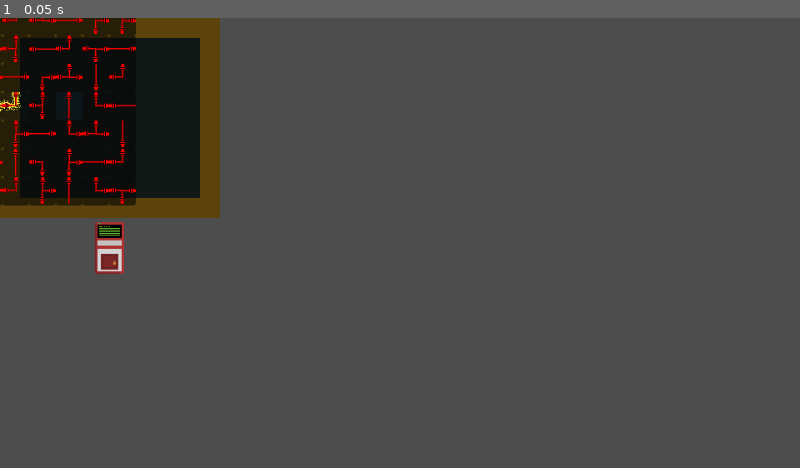
Above: before the commit, frame 1.
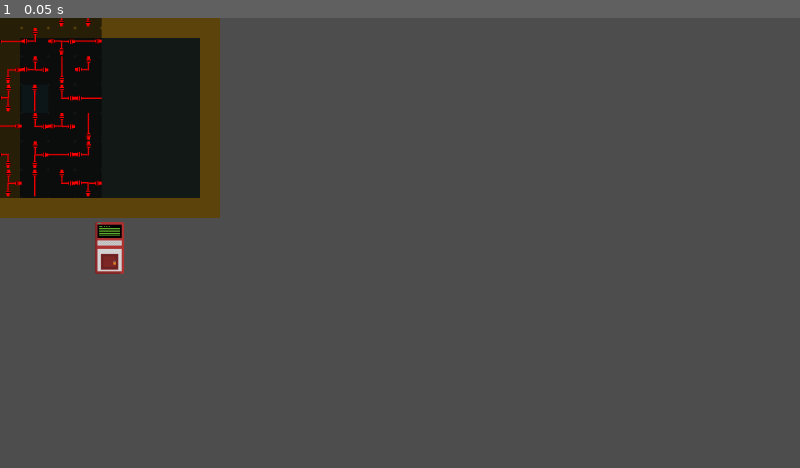
Above: after the commit, the same moment.

Repository: The-Spark-Industries/spark-energy
Game: Godot game, scene res://Master Scenes/wirePuzzleBoxTree.tscn
The game is run twice, just before and just after one commit, with the same random seed, the same clock (stepped at 60 frames per second) and the same inputs. This scene is started directly instead of the project's main scene.
Inputs:
- Up to frame 1 (0.05 s): no input

The runs differ from the first frame. In frame 1, 1.9% of the frame differs, in the area x 0-17%, y 0-42%.

Commit message:
Prayers up

Diff:
--- a/Master Scenes/WireMinigame.tscn
+++ b/Master Scenes/WireMinigame.tscn
@@ -1,34 +1,25 @@
-[gd_scene load_steps=13 format=3]
+[gd_scene load_steps=15 format=3 uid="uid://bg8yedg8v1cmi"]
 
-[ext_resource type="PackedScene" path="res://Master Scenes/PipeMinigame.tscn" id="1_base_minigame"]
-[ext_resource type="Texture2D" path="res://Level 1/Level 1 Art Assets/Environment/Props/Wires/plus_red_wire.png" id="2_plus_red"]
-[ext_resource type="Texture2D" path="res://Level 1/Level 1 Art Assets/Environment/Props/Wires/blue_wire.png" id="3_blue"]
-[ext_resource type="Texture2D" path="res://Level 1/Level 1 Art Assets/Environment/Props/Wires/red_wire.png" id="4_red"]
-[ext_resource type="Texture2D" path="res://Level 1/Level 1 Art Assets/Environment/Props/Wires/corner_red.png" id="5_corner_red"]
-[ext_resource type="Texture2D" path="res://Level 1/Level 1 Art Assets/Environment/Props/Wires/t_red.png" id="6_t_red"]
-[ext_resource type="Texture2D" path="res://Level 1/Level 1 Art Assets/Environment/Props/Wires/corner_blue.png" id="7_corner_blue"]
-[ext_resource type="Texture2D" path="res://Level 1/Level 1 Art Assets/Environment/Props/Wires/powered_plus_red.png" id="8_powered_plus"]
-[ext_resource type="Texture2D" path="res://Level 1/Level 1 Art Assets/Environment/Props/Wires/powered_red_wire.png" id="9_powered_red"]
-[ext_resource type="Texture2D" path="res://Level 1/Level 1 Art Assets/Environment/Props/Wires/powered_corner_red.png" id="10_powered_corner_red"]
-[ext_resource type="Texture2D" path="res://Level 1/Level 1 Art Assets/Environment/Props/Wires/powered_t_red.png" id="11_powered_t_red"]
-[ext_resource type="Texture2D" path="res://Level 1/Level 1 Art Assets/Environment/Props/Wires/powered_blue_wire.png" id="12_powered_blue"]
-[ext_resource type="Texture2D" path="res://Level 1/Level 1 Art Assets/Environment/Props/Wires/powered_corner_blue.png" id="13_powered_corner_blue"]
+[ext_resource type="PackedScene" uid="uid://cknx1i8d6ojmr" path="res://Master Scenes/PipeMinigame.tscn" id="1_base_minigame"]
+[ext_resource type="Texture2D" uid="uid://cgoqt0xuu04f3" path="res://Level 1/Level 1 Art Assets/Environment/Props/Wires/plus_red_wire.png" id="2_plus_red"]
+[ext_resource type="Texture2D" uid="uid://b7f8wysam5kus" path="res://Level 1/Level 1 Art Assets/Environment/Props/Wires/blue_wire.png" id="3_blue"]
+[ext_resource type="Texture2D" uid="uid://dl0uv6c4jrf" path="res://Level 1/Level 1 Art Assets/Environment/Props/Wires/red_wire.png" id="4_red"]
+[ext_resource type="Texture2D" uid="uid://dw782fb2a36xp" path="res://Level 1/Level 1 Art Assets/Environment/Props/Wires/corner_red.png" id="5_corner_red"]
+[ext_resource type="Texture2D" uid="uid://bf3j6urdl1pfw" path="res://Level 1/Level 1 Art Assets/Environment/Props/Wires/t_red.png" id="6_t_red"]
+[ext_resource type="Texture2D" uid="uid://w2mjkd7pughf" path="res://Level 1/Level 1 Art Assets/Environment/Props/Wires/corner_blue.png" id="7_corner_blue"]
+[ext_resource type="Texture2D" uid="uid://3mj7e2egp3ul" path="res://Level 1/Level 1 Art Assets/Environment/Props/Wires/powered_plus_red.png" id="8_powered_plus"]
+[ext_resource type="Texture2D" uid="uid://dm6s0oadlt5vo" path="res://Level 1/Level 1 Art Assets/Environment/Props/Wires/powered_red_wire.png" id="9_powered_red"]
+[ext_resource type="Texture2D" uid="uid://b0674tjuchm2x" path="res://Level 1/Level 1 Art Assets/Environment/Props/Wires/powered_corner_red.png" id="10_powered_corner_red"]
+[ext_resource type="Texture2D" uid="uid://bqtymq4j8r4uj" path="res://Level 1/Level 1 Art Assets/Environment/Props/Wires/powered_t_red.png" id="11_powered_t_red"]
+[ext_resource type="Texture2D" uid="uid://dkuo816npfb57" path="res://Level 1/Level 1 Art Assets/Environment/Props/Wires/powered_blue_wire.png" id="12_powered_blue"]
+[ext_resource type="Texture2D" uid="uid://uqnvddiurfp" path="res://Level 1/Level 1 Art Assets/Environment/Props/Wires/powered_corner_blue.png" id="13_powered_corner_blue"]
 
-[sub_resource type="StyleBoxEmpty" id="StyleBoxEmpty_l10vn"]
+[sub_resource type="StyleBoxEmpty" id="StyleBoxEmpty_c41uq"]
 
-[node name="WireMinigame" unique_id=50798521 instance=ExtResource("1_base_minigame")]
+[node name="WireMinigame" instance=ExtResource("1_base_minigame")]
+visible = true
+custom_minimum_size = Vector2(352, 352)
 ui_text_color = Color(0.984314, 0.909804, 0.298039, 1)
-embedded_mode = true
-embedded_use_glyphs = false
-embedded_cell_size = 32.0
-piece_tint = Color(0.984314, 0.909804, 0.298039, 1)
-source_piece_tint = Color(0.321569, 1, 0.615686, 1)
-sink_piece_tint = Color(1, 0.737255, 0.305882, 1)
-show_cell_background = false
-auto_flow_preview = true
-auto_flow_completes = true
-corner_connector_rot_offset = 1
-tee_connector_rot_offset = 2
 source_texture = ExtResource("2_plus_red")
 sink_texture = ExtResource("3_blue")
 straight_texture = ExtResource("4_red")
@@ -49,12 +40,38 @@
 powered_straight_textures = Array[Texture2D]([ExtResource("9_powered_red"), ExtResource("12_powered_blue"), ExtResource("9_powered_red")])
 powered_corner_textures = Array[Texture2D]([ExtResource("10_powered_corner_red"), ExtResource("13_powered_corner_blue"), ExtResource("10_powered_corner_red")])
 powered_tee_textures = Array[Texture2D]([ExtResource("11_powered_t_red"), ExtResource("11_powered_t_red"), ExtResource("11_powered_t_red")])
-cell_color_normal = Color(0.113725, 0.109804, 0.0509804, 1)
-cell_color_cursor = Color(1, 0.964706, 0.462745, 1)
-cell_color_selected = Color(1, 0.764706, 0.188235, 1)
-cell_color_flow = Color(0.690196, 0.529412, 0.0745098, 1)
-puzzle_title_text = "Tree Circuit"
-puzzle_info_text = "Rotate nodes to route live electricity from start to end."
-action_button_text = "Power"
-solved_status_text = "Circuit complete. Tree is powered!"
-failed_status_text = "Current dropped. Rotate nodes and try again."
+auto_flow_preview = true
+auto_flow_completes = true
+corner_connector_rot_offset = 1
+tee_connector_rot_offset = 2
+embedded_mode = true
+embedded_cell_size = 32.0
+
+[node name="Backdrop" parent="." index="0"]
+visible = false
+
+[node name="PanelContainer" parent="CenterContainer" index="0"]
+custom_minimum_size = Vector2(112, 180)
+size_flags_horizontal = 4
+size_flags_vertical = 4
+theme_override_styles/panel = SubResource("StyleBoxEmpty_c41uq")
+
+[node name="Title" parent="CenterContainer/PanelContainer/VBoxContainer" index="0"]
+theme_override_colors/font_color = Color(0.984314, 0.909804, 0.298039, 1)
+
+[node name="Info" parent="CenterContainer/PanelContainer/VBoxContainer" index="1"]
+theme_override_colors/font_color = Color(0.984314, 0.909804, 0.298039, 1)
+
+[node name="Grid" parent="CenterContainer/PanelContainer/VBoxContainer" index="2"]
+custom_minimum_size = Vector2(96, 96)
+size_flags_vertical = 4
+theme_override_constants/h_separation = 0
+theme_override_constants/v_separation = 0
+
+[node name="SendWaterButton" parent="CenterContainer/PanelContainer/VBoxContainer/Footer" index="0"]
+visible = false
+theme_override_colors/font_color = Color(0.984314, 0.909804, 0.298039, 1)
+
+[node name="Status" parent="CenterContainer/PanelContainer/VBoxContainer/Footer" index="1"]
+modulate = Color(1, 1, 1, 0)
+theme_override_colors/font_color = Color(0.984314, 0.909804, 0.298039, 1)
